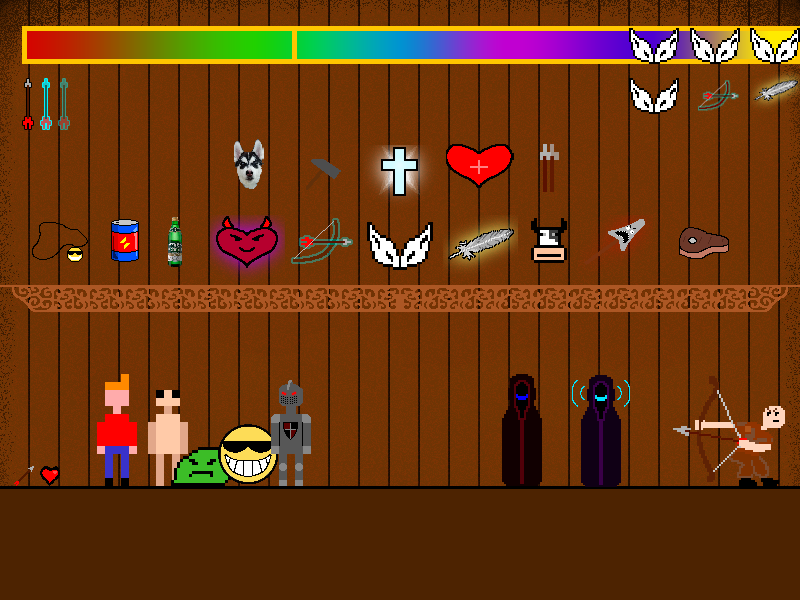
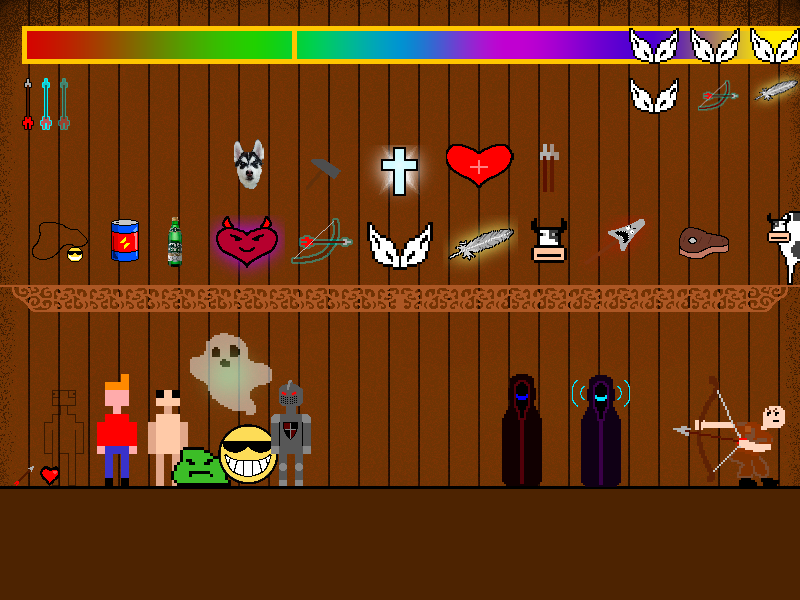
Layers edited between the first and the second w=800, h=600 image:
added layer "GhostFullSize" in group "Enemy" over [left=190, top=333, right=272, bottom=415]
added layer "BigCowFullSize" in group "Enemy" over [left=767, top=211, right=800, bottom=285]
added layer "InvisibleManFullSize" in group "Enemy" over [left=44, top=390, right=84, bottom=486]
painted on "Slime" over [left=171, top=447, right=231, bottom=486]
